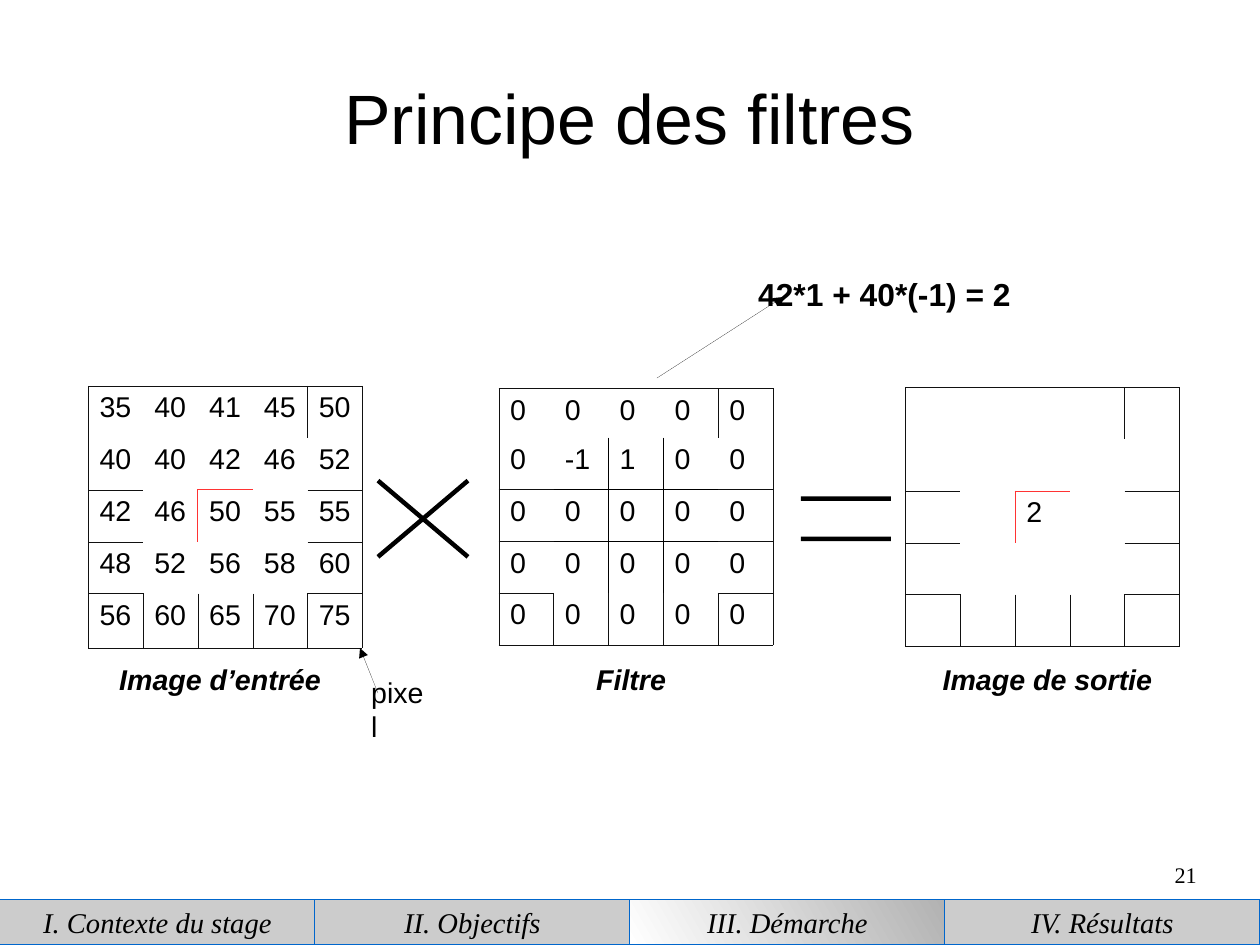
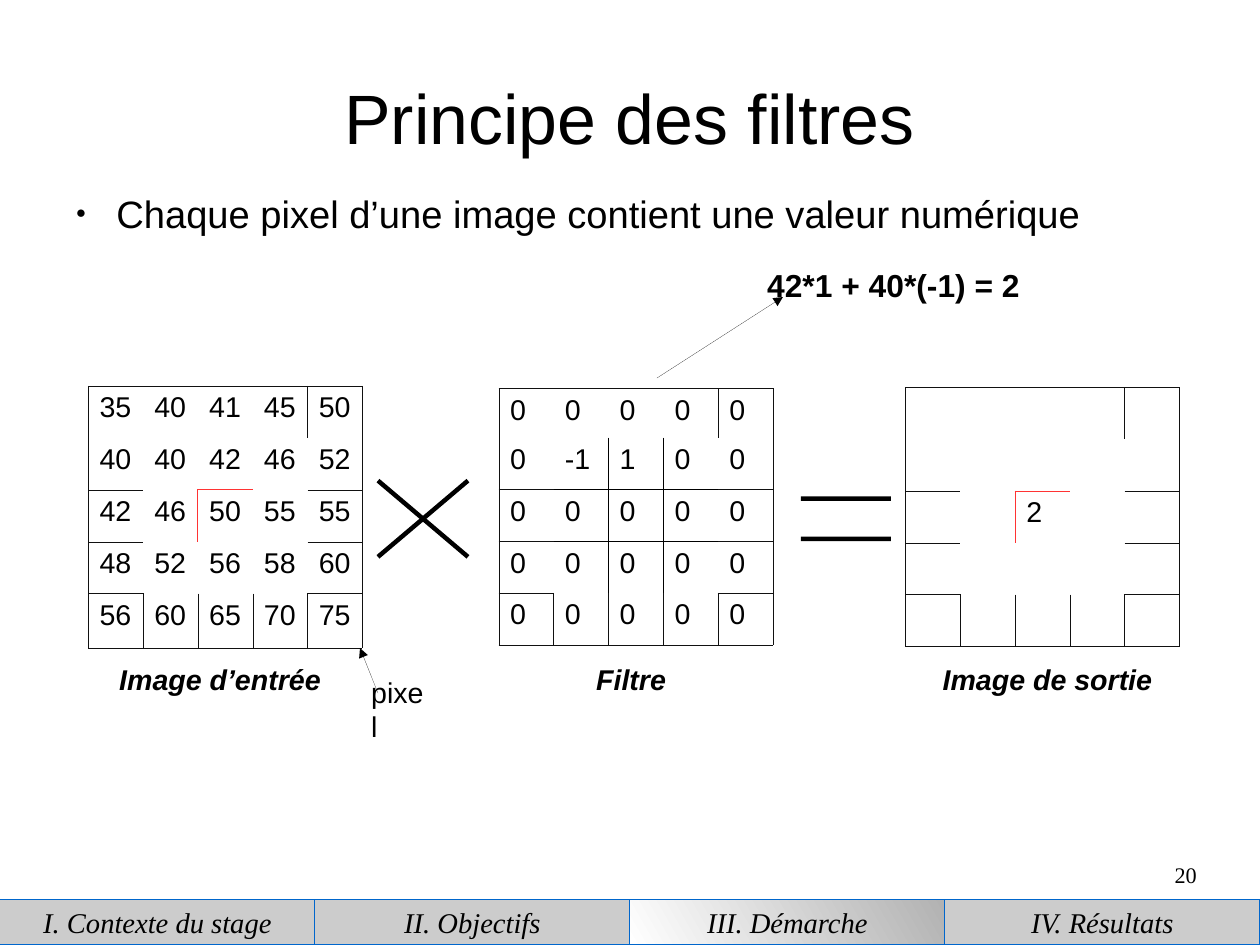
Before and after one commit to piatf/Report-2016-interniship-BioMedIA, a slide deck: slide 20 of presentation.odp (slide 21 before the commit). Drawn at 1260x945 pixels with LibreOffice and Linux fonts; fonts in the diff are those of the drawing. Boxes give left, top, right and bottom in pixels: in the first picture for what was removed or moved away, otherwise in the second. Text is boxed around its words. In the diff, an @@ line names an element or a change of style, - is before the commit and + after.

```diff
--- a/presentation.odp
+++ b/presentation.odp
@@ text added at [116,200,1080,236], 24 pt, text #000000 @@
+● Chaque pixel d’une image contient une valeur numérique
@@ text "42*1 + 40*(-1) = 2": place and size @@
-text "42*1 + 40*(-1) = 2" at [758,283,1011,311]
+text "42*1 + 40*(-1) = 2" at [767,274,1020,302]
@@ page number at [1175,868,1197,884]: text changed @@
-21
+20
```
Also in this commit, not shown: 9 other slides changed, 1 slide added, 2 slides removed.
